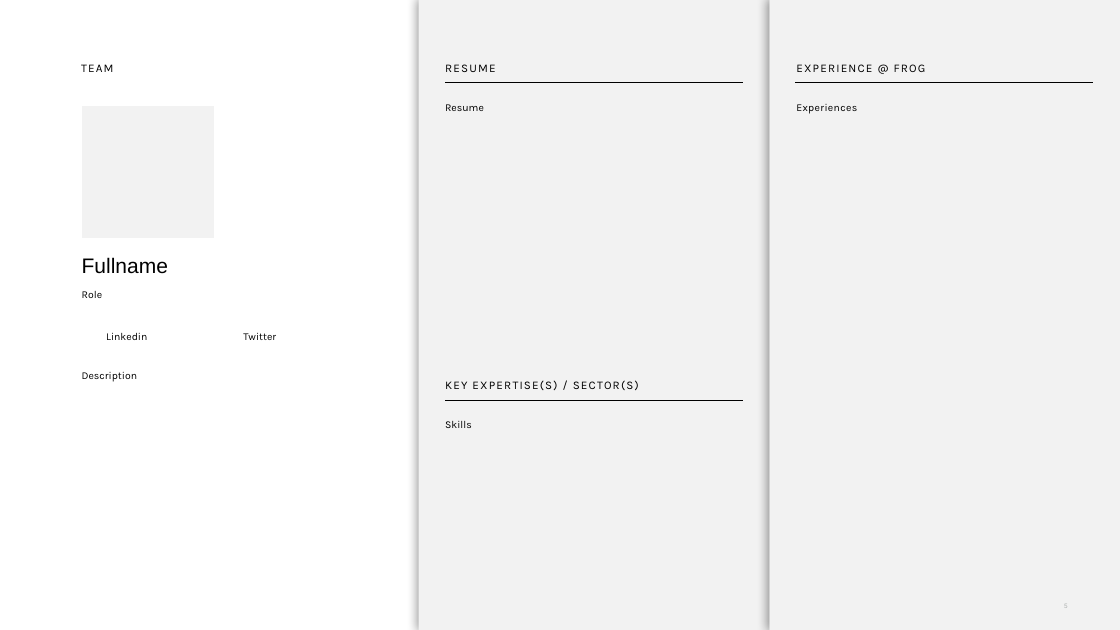
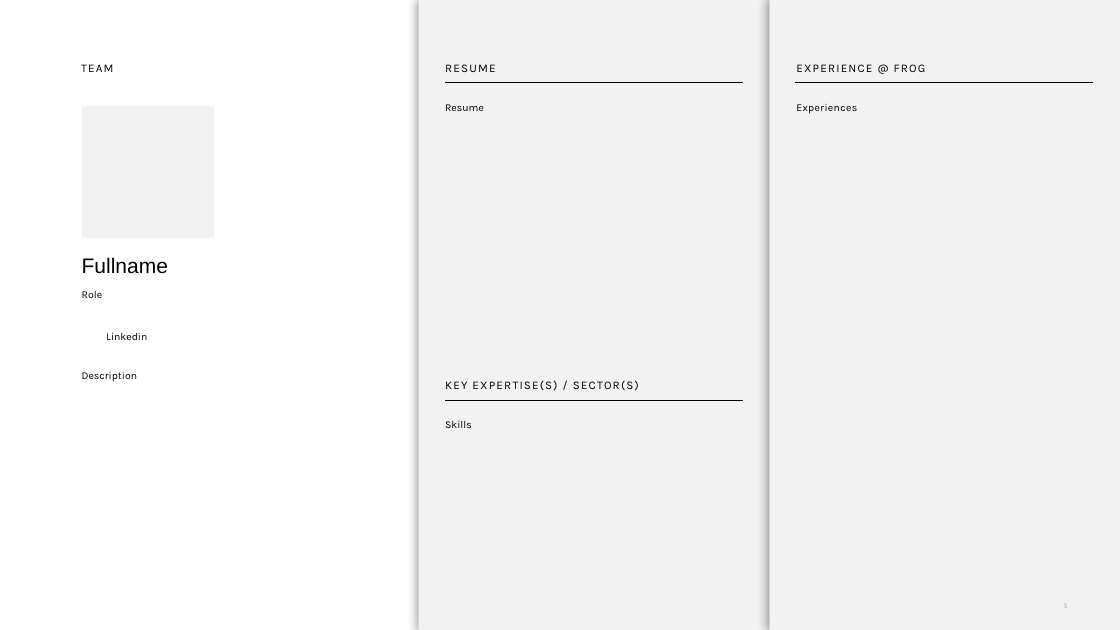
Before and after one commit to antoinebarbier022/cv-generator-tauri, a slide deck: slide 5 of src-tauri/resources/CV_Nom_Prenom_Capability.pptx. Drawn at 1120x630 pixels with LibreOffice and Linux fonts; fonts in the diff are those of the drawing; background and template pictures are left out. Boxes give left, top, right and bottom in pixels: in the first picture for what was removed or moved away, otherwise in the second. Text is boxed around its words. In the diff, an @@ line names an element or a change of style, - is before the commit and + after.

Commit message:
feat(twitter): remove twitter field, and remove it from generated .PPTX

```diff
--- a/src-tauri/resources/CV_Nom_Prenom_Capability.pptx
+++ b/src-tauri/resources/CV_Nom_Prenom_Capability.pptx
@@ text removed at box(243, 333, 276, 340) @@
-Twitter
```
Also in this commit, not shown: 2 other slides changed, 1 other file.
